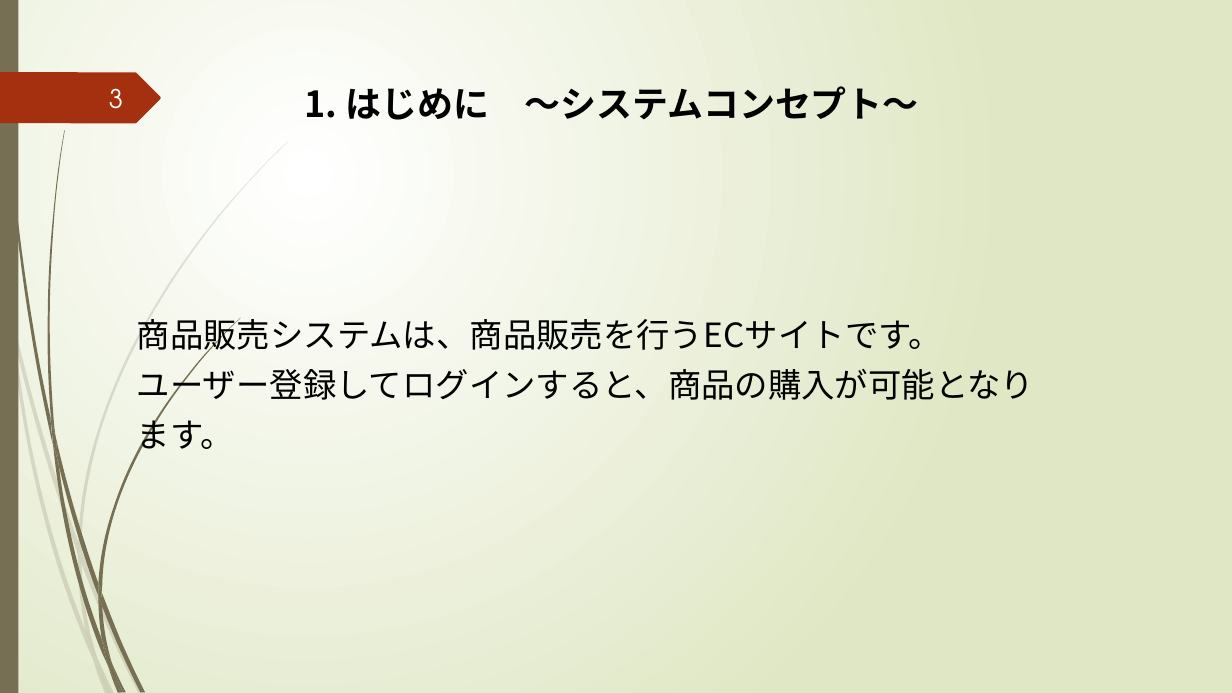
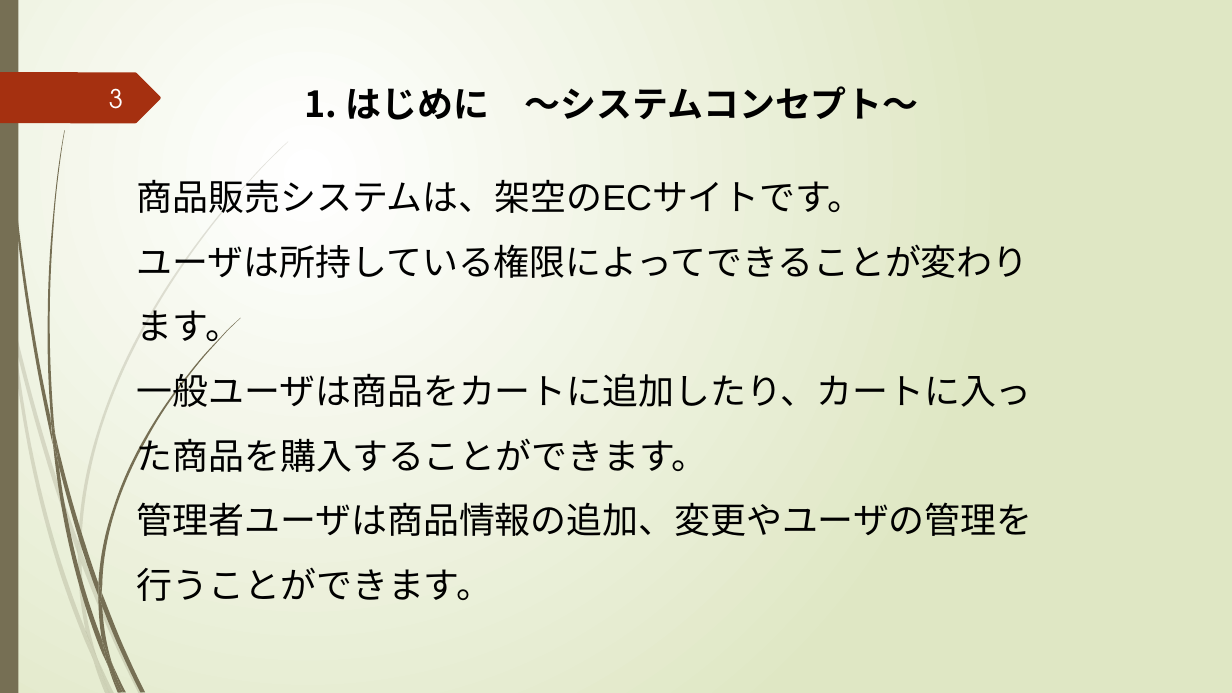
Before and after one commit to k-kuru/team_develop, a slide deck: slide 3 of 05_チーム開発演習_発表会資料/05_チーム開発演習_発表会資料_チーム3.pptx. Drawn at 1232x693 pixels with LibreOffice and Linux fonts; fonts in the diff are those of the drawing. Boxes give left, top, right and bottom in pixels: in the first picture for what was removed or moved away, otherwise in the second. Text is boxed around its words. In the diff, an @@ line names an element or a change of style, - is before the commit and + after.

```diff
--- a/05_チーム開発演習_発表会資料/05_チーム開発演習_発表会資料_チーム3.pptx
+++ b/05_チーム開発演習_発表会資料/05_チーム開発演習_発表会資料_チーム3.pptx
@@ text at [137, 179, 1033, 601]: text changed; size 26 to 28 pt; font Noto Sans CJK JP to Arial @@
-商品販売システムは、商品販売を行うECサイトです。
-ユーザー登録してログインすると、商品の購入が可能となります。
+商品販売システムは、架空のECサイトです。
+ユーザは所持している権限によってできることが変わります。
+一般ユーザは商品をカートに追加したり、カートに入った商品を購入することができます。
+管理者ユーザは商品情報の追加、変更やユーザの管理を行うことができます。
```
Also in this commit, not shown: 11 other slides changed, 3 slides added, 3 other files.
